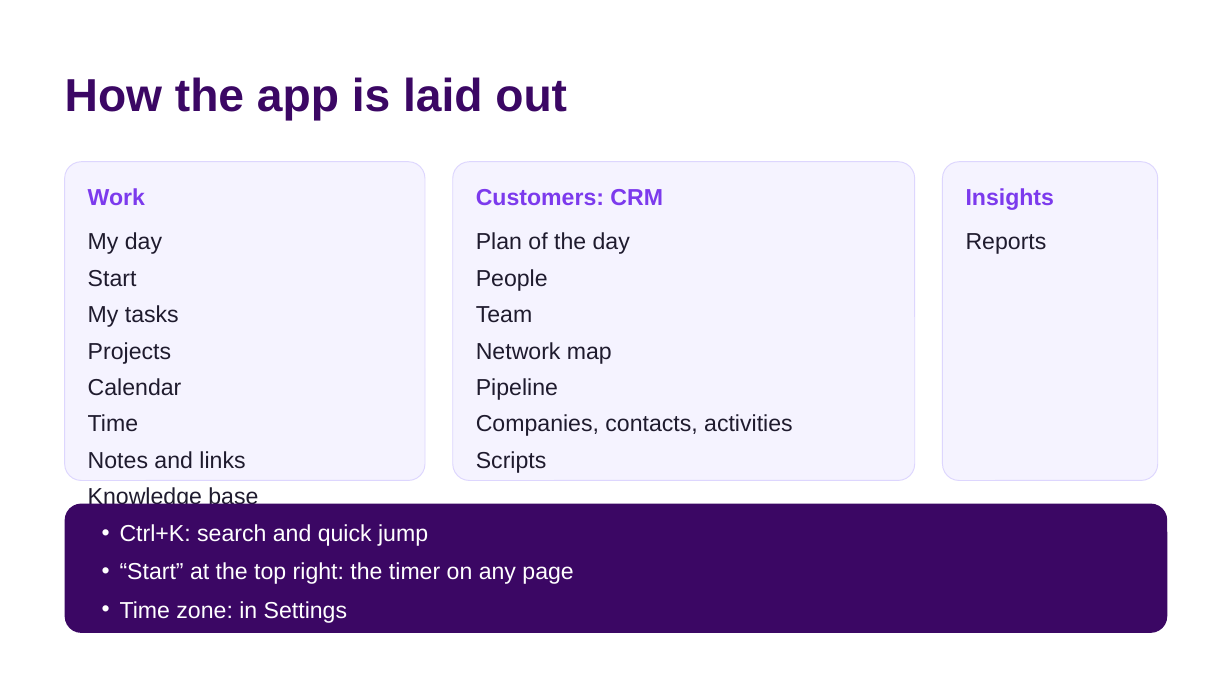
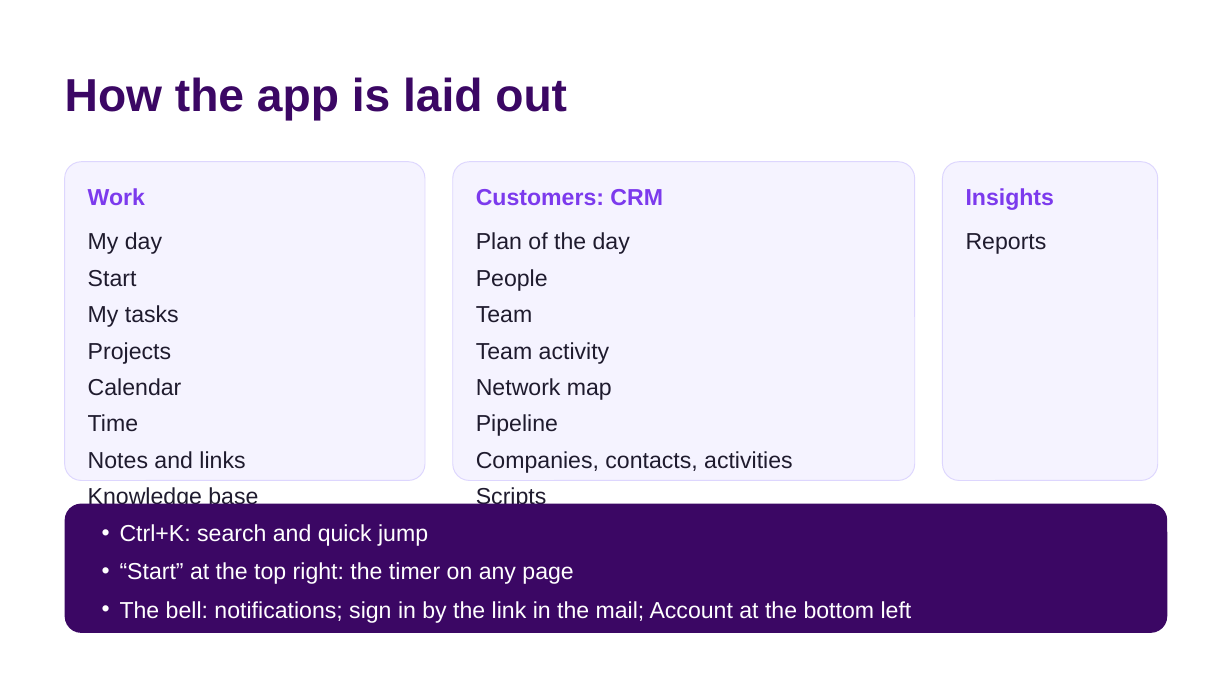
Before and after one commit to andreiyasinski89/Eagle-Control, a slide deck: slide 4 of public/guide/MeetOwl-presentation-en.pptx. Drawn at 1232x693 pixels with LibreOffice and Linux fonts; fonts in the diff are those of the drawing. Boxes give left, top, right and bottom in pixels: in the first picture for what was removed or moved away, otherwise in the second. Text is boxed around its words. In the diff, an @@ line names an element or a change of style, - is before the commit and + after.

```diff
--- a/public/guide/MeetOwl-presentation-en.pptx
+++ b/public/guide/MeetOwl-presentation-en.pptx
@@ text at (476, 342, 610, 364): paragraph added @@
+Team activity
@@ text at (120, 601, 912, 623): text changed @@
-• Time zone: in Settings
+• The bell: notifications; sign in by the link in the mail; Account at the bottom left
```
Also in this commit, not shown: 5 other slides changed, 4 slides added, 14 other files.
